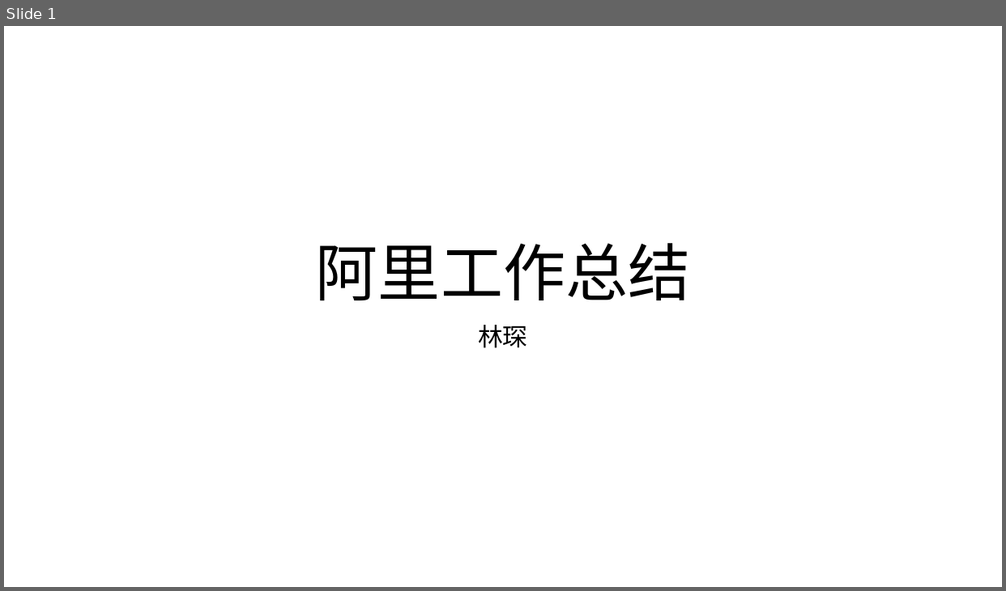
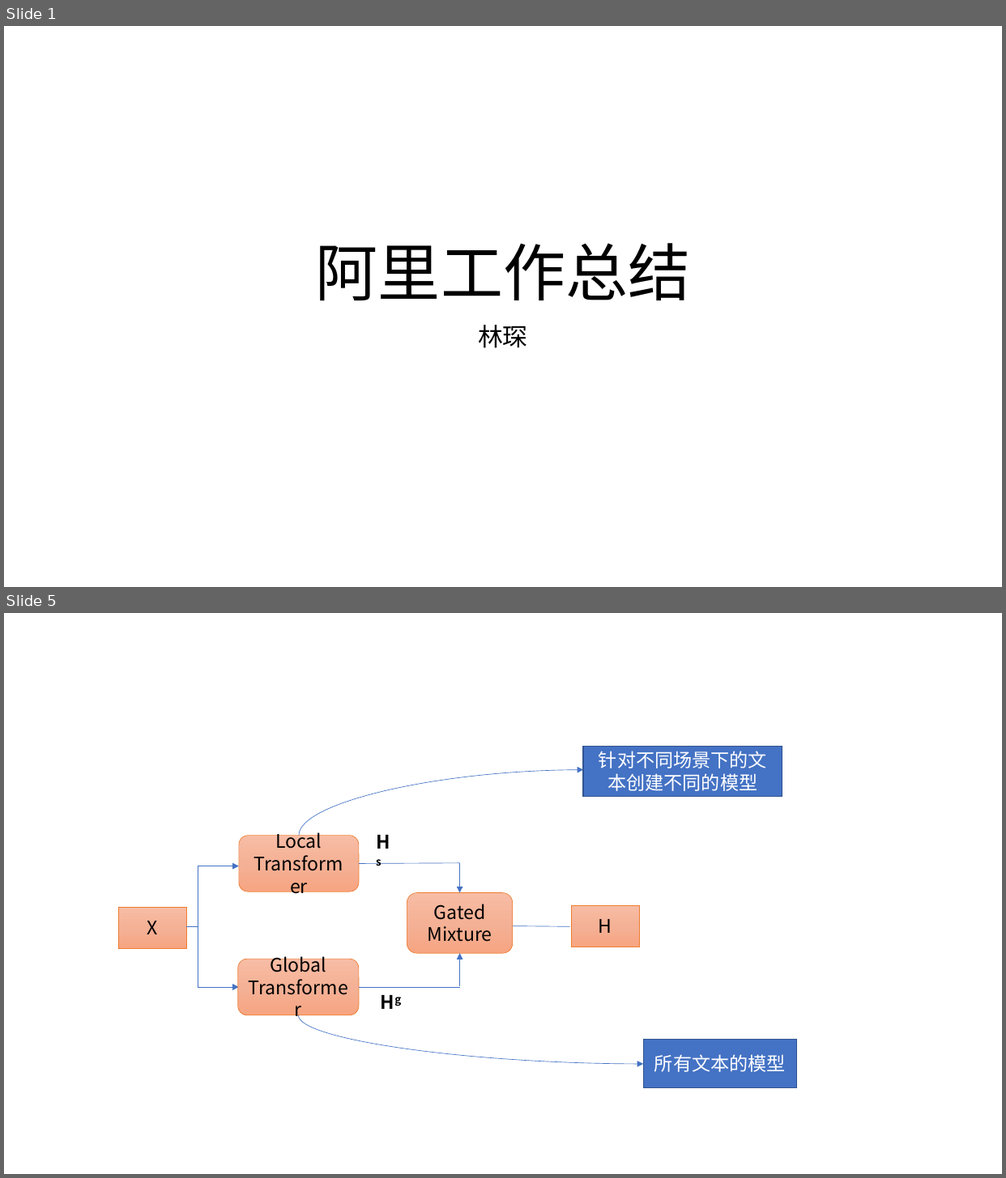
Before and after one commit to cheyennelin/Ali, a slide deck: 8月总结.pptx. Shown one above the other, each under a label of ours: slide 1 before the commit, slides 1 and 5 after it; the slides between them are not shown. The pictures are 1006x591 and 1006x1178 pixels, drawn with LibreOffice and Linux fonts; fonts in the diff are those of the drawing. Boxes give left, top, right and bottom in pixels: in the first picture for what was removed or moved away, otherwise in the second. Text is boxed around its words. In the diff, an @@ line names an element or a change of style, - is before the commit and + after.

```diff
--- a/8月总结.pptx
+++ b/8月总结.pptx
@@ slide 5 added at <box>4,613,1002,1174</box>, background #FFFFFF @@
@@ rectangle added at <box>583,747,782,796</box>, fill #4472C4, outline #325491 1 pt, 18 pt, text #FFFFFF @@
+针对不同场景下的文本创建不同的模型
@@ curved arrow added from (299, 835) to (583, 770), #4472C4 0.5 pt @@
@@ text added at <box>368,827,403,857</box>, 18 pt, text #000000, bold @@
+Hs
@@ rounded rectangle added at <box>239,835,359,892</box>, fill gradient #F7BDA5 to #F5B196 to #F8A582, outline #ED7D31 0.5 pt, 18 pt, text #000000 @@
+Local Transformer
@@ line added from (198, 866) to (198, 987), #4472C4 0.5 pt @@
@@ arrow added from (198, 866) to (239, 866), #4472C4 0.5 pt @@
@@ line added from (359, 864) to (460, 863), #4472C4 0.5 pt @@
@@ arrow added from (460, 864) to (460, 893), #4472C4 0.5 pt @@
@@ rounded rectangle added at <box>407,893,513,954</box>, fill gradient #F7BDA5 to #F5B196 to #F8A582, outline #ED7D31 0.5 pt, 18 pt, text #000000 @@
+Gated Mixture
@@ rectangle added at <box>118,907,186,948</box>, fill gradient #F7BDA5 to #F5B196 to #F8A582, outline #ED7D31 0.5 pt, 18 pt, text #000000 @@
+X
@@ line added from (187, 926) to (198, 926), #4472C4 0.5 pt @@
@@ line added from (513, 926) to (570, 926), #4472C4 0.5 pt @@
@@ rectangle added at <box>572,905,639,947</box>, fill gradient #F7BDA5 to #F5B196 to #F8A582, outline #ED7D31 0.5 pt, 18 pt, text #000000 @@
+H
@@ rounded rectangle added at <box>237,959,359,1015</box>, fill gradient #F7BDA5 to #F5B196 to #F8A582, outline #ED7D31 0.5 pt, 18 pt, text #000000 @@
+Global Transformer
@@ arrow added from (460, 986) to (460, 954), #4472C4 0.5 pt @@
@@ arrow added from (198, 987) to (239, 987), #4472C4 0.5 pt @@
@@ line added from (359, 987) to (460, 987), #4472C4 0.5 pt @@
@@ text added at <box>373,987,410,1017</box>, 18 pt, text #000000, bold @@
+Hg
@@ curved arrow added from (298, 1016) to (643, 1064), #4472C4 0.5 pt @@
@@ rectangle added at <box>643,1040,797,1088</box>, fill #4472C4, outline #325491 1 pt, 18 pt, text #FFFFFF @@
+所有文本的模型
```
Also in this commit, not shown: 1 slide changed, 2 other slides added.
